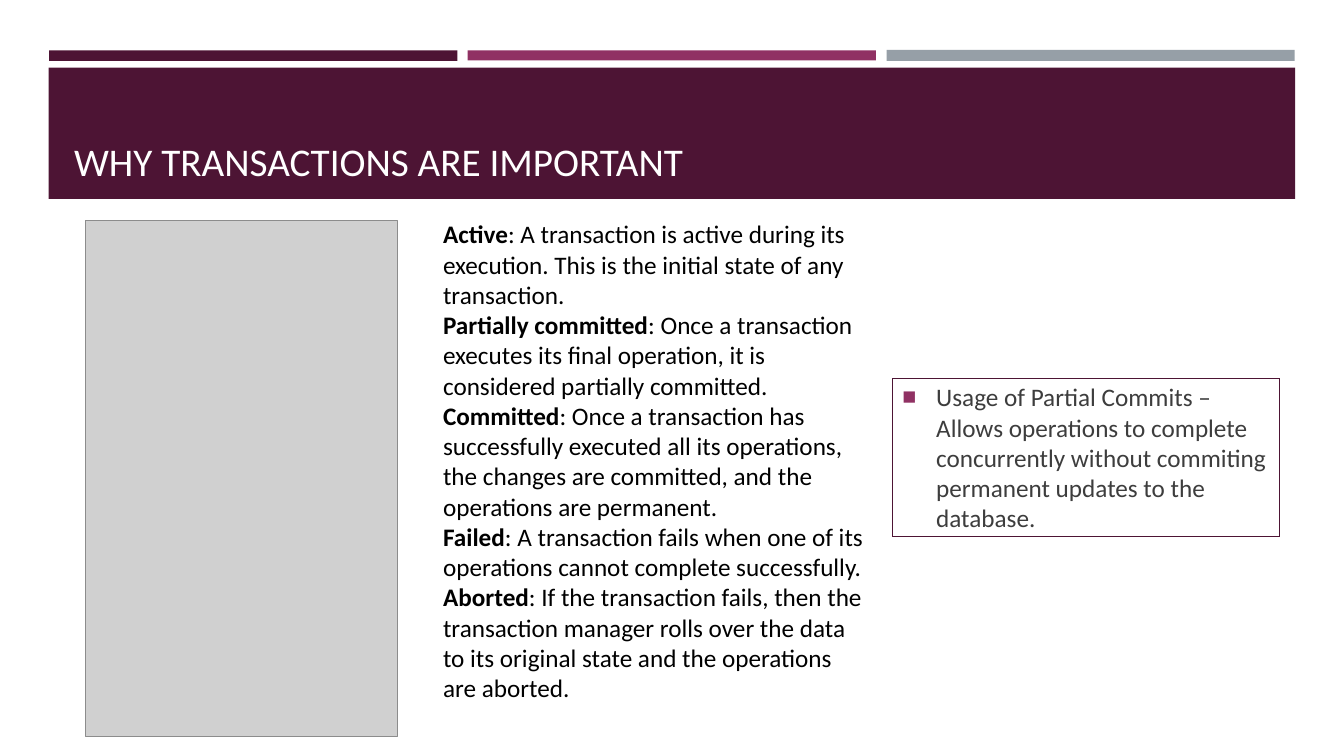
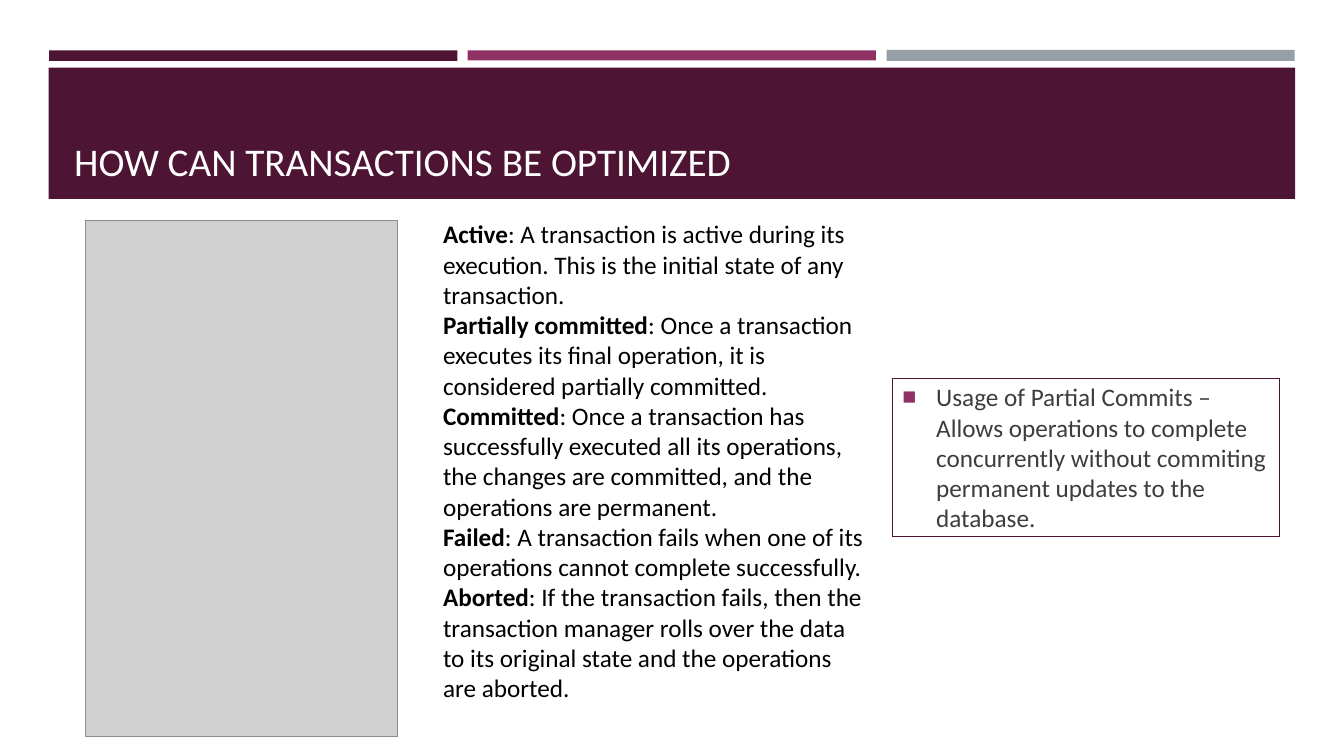
Before and after one commit to jeff-tor/wiley-sre-training, a slide deck: slide 7 of relational-databases-and-sql/PPT_Transactions.pptx (slide 8 before the commit). Drawn at 1344x756 pixels with LibreOffice and Linux fonts; fonts in the diff are those of the drawing; grey boxes stand for pictures. Boxes give left, top, right and bottom in pixels: in the first picture for what was removed or moved away, otherwise in the second. Text is boxed around its words. In the diff, an @@ line names an element or a change of style, - is before the commit and + after.

```diff
--- a/relational-databases-and-sql/PPT_Transactions.pptx
+++ b/relational-databases-and-sql/PPT_Transactions.pptx
@@ title at bbox=[74, 150, 731, 177]: text changed @@
-WHY TRANSACTIONS ARE IMPORTANT
+HOW CAN TRANSACTIONS BE OPTIMIZED
```
Also in this commit, not shown: 7 other slides changed, 1 slide added, 2 slides removed, 4 other files.
